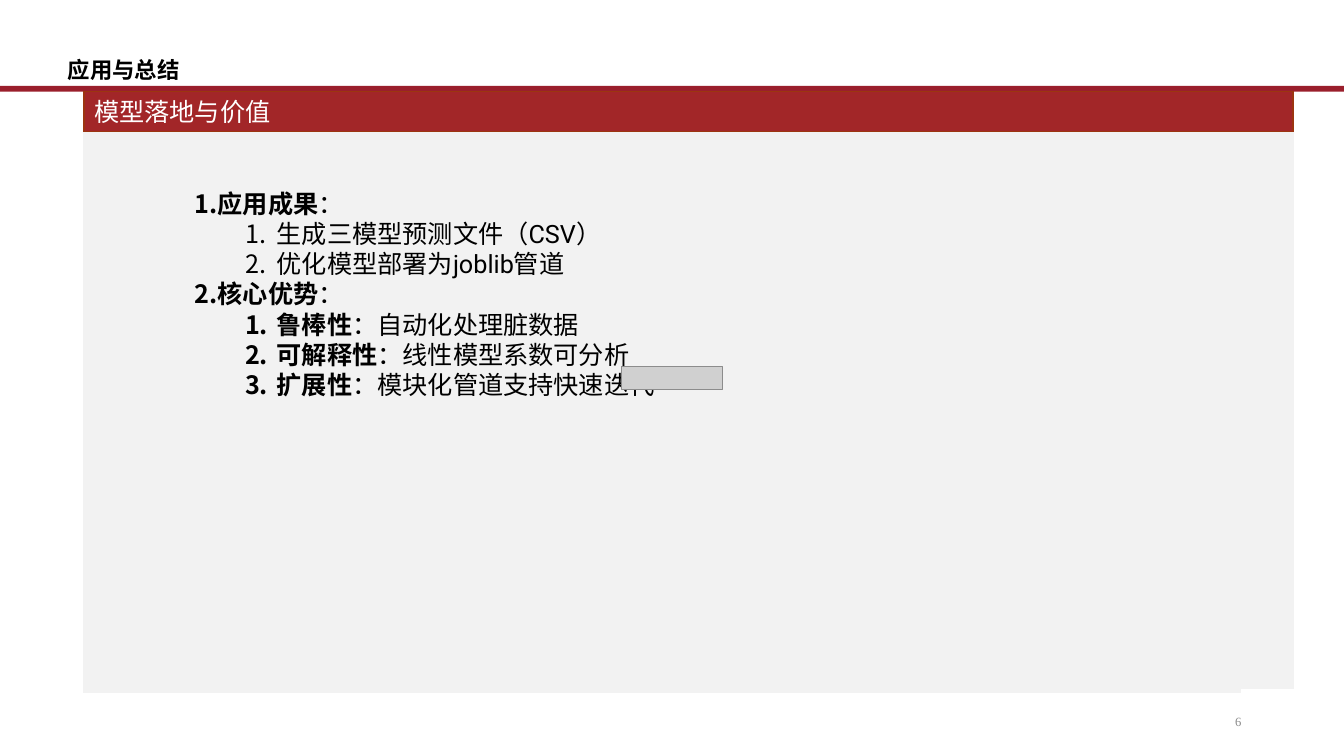
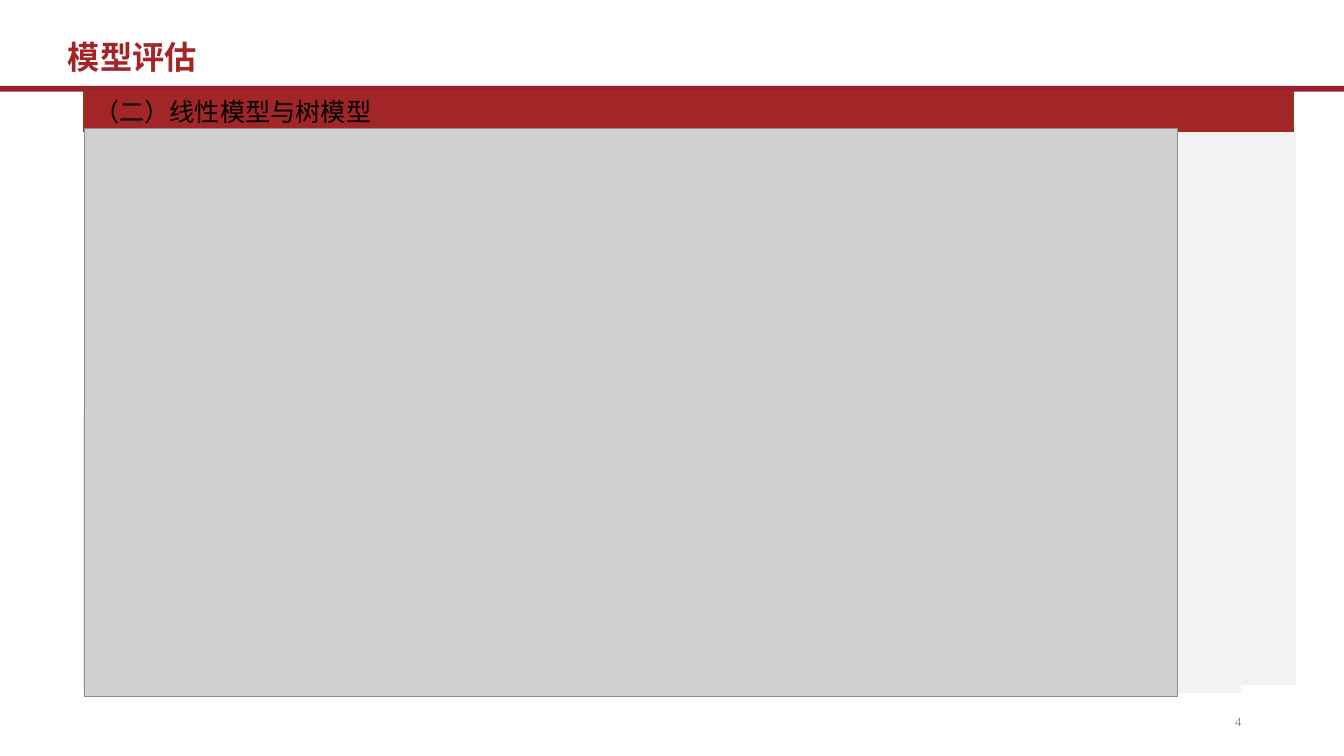
Before and after one commit to Quant-of-Renmin-University/QuantEcon2025_RUC, a slide deck: slide 4 of Homework/math/2022202763/FinalExam_slides_2022202763.pptx (slide 6 before the commit). Drawn at 1344x756 pixels with LibreOffice and Linux fonts; fonts in the diff are those of the drawing; grey boxes stand for pictures; background and template pictures are left out. Boxes give left, top, right and bottom in pixels: in the first picture for what was removed or moved away, otherwise in the second. Text is boxed around its words. In the diff, an @@ line names an element or a change of style, - is before the commit and + after.

```diff
--- a/Homework/math/2022202763/FinalExam_slides_2022202763.pptx
+++ b/Homework/math/2022202763/FinalExam_slides_2022202763.pptx
@@ title at bbox=[68, 41, 197, 72]: text changed; size 16 to 23 pt; font Roboto to Times New Roman; text colour #000000 to #A22628 @@
-应用与总结
+模型评估
@@ text in rectangle at bbox=[94, 99, 371, 123]: text changed; text colour #FFFFFF to #000000 @@
-模型落地与价值
+（二）线性模型与树模型
@@ picture added at bbox=[85, 128, 1178, 697] @@
@@ rectangle: place and size @@
-rectangle at bbox=[84, 129, 1293, 689]
+rectangle at bbox=[87, 125, 1296, 685]
@@ text removed at bbox=[195, 191, 655, 397] @@
-1. 应用成果：
-  1. 生成三模型预测文件（CSV）
-  2. 优化模型部署为joblib管道
-2. 核心优势：
-  1. 鲁棒性：自动化处理脏数据
-  2. 可解释性：线性模型系数可分析
-  3. 扩展性：模块化管道支持快速迭代
@@ picture removed at bbox=[622, 366, 723, 390] @@
@@ page number at bbox=[1235, 718, 1241, 726]: text changed @@
-6
+4
```
Also in this commit, not shown: 1 other slide changed, 3 slides added, 3 slides removed.
